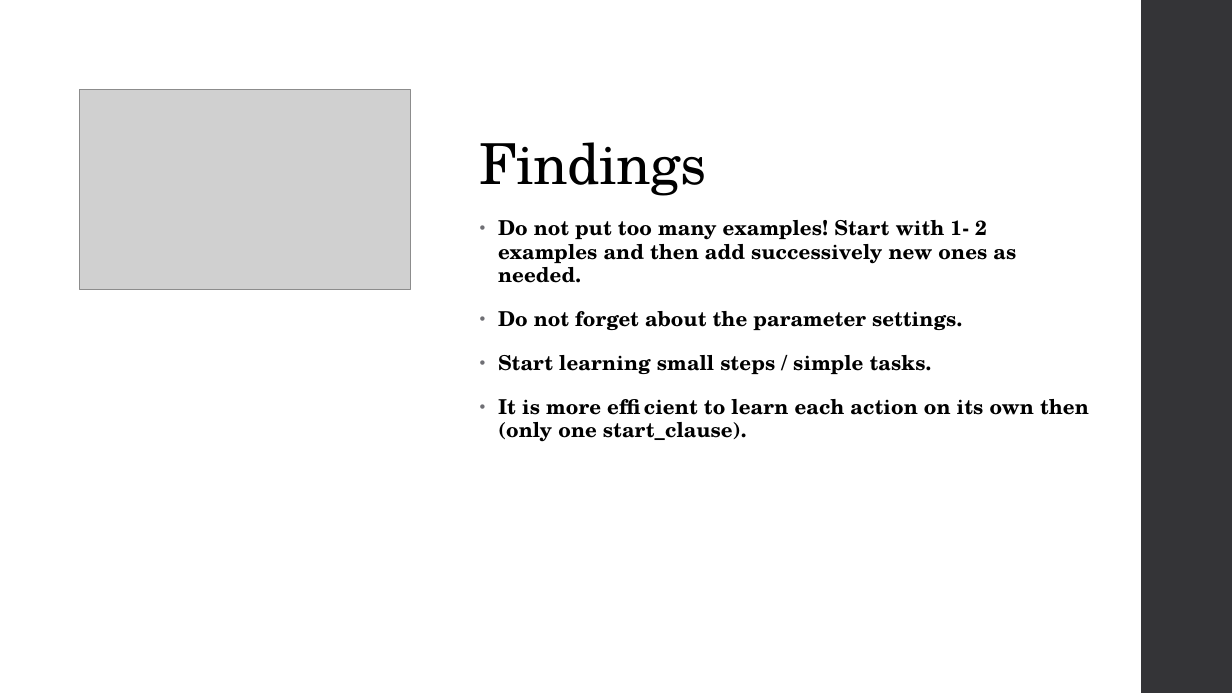
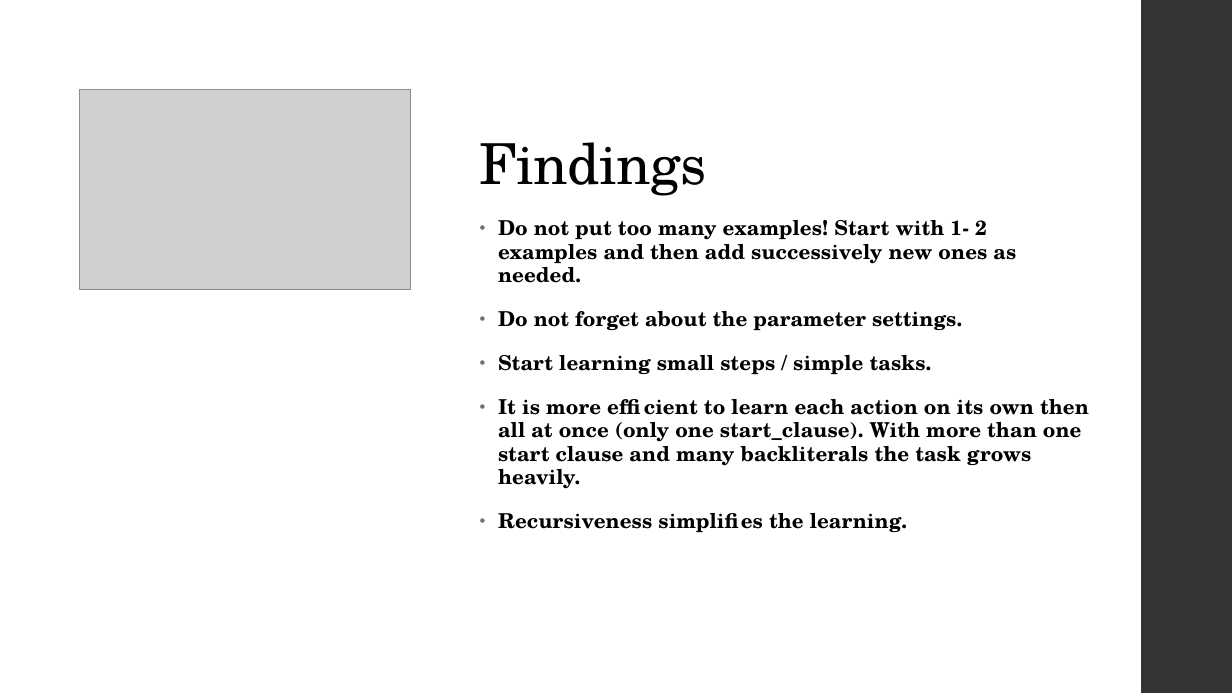
Before and after one commit to Alex-Dell1/ATAI_Maze_Project, a slide deck: slide 12 of ATAI_Presentation Hyper.pptx (slide 11 before the commit). Drawn at 1232x693 pixels with LibreOffice and Linux fonts; fonts in the diff are those of the drawing; grey boxes stand for pictures. Boxes give left, top, right and bottom in pixels: in the first picture for what was removed or moved away, otherwise in the second. Text is boxed around its words. In the diff, an @@ line names an element or a change of style, - is before the commit and + after.

```diff
--- a/ATAI_Presentation Hyper.pptx
+++ b/ATAI_Presentation Hyper.pptx
@@ text at [498, 399, 1089, 532]: text changed @@
-• It is more efficient to learn each action on its own then (only one start_clause).
+• It is more efficient to learn each action on its own then all at once (only one start_clause). With more than one start clause and many backliterals the task grows heavily.
+• Recursiveness simplifies the learning.
```
Also in this commit, not shown: 2 other slides changed, 2 slides added.
